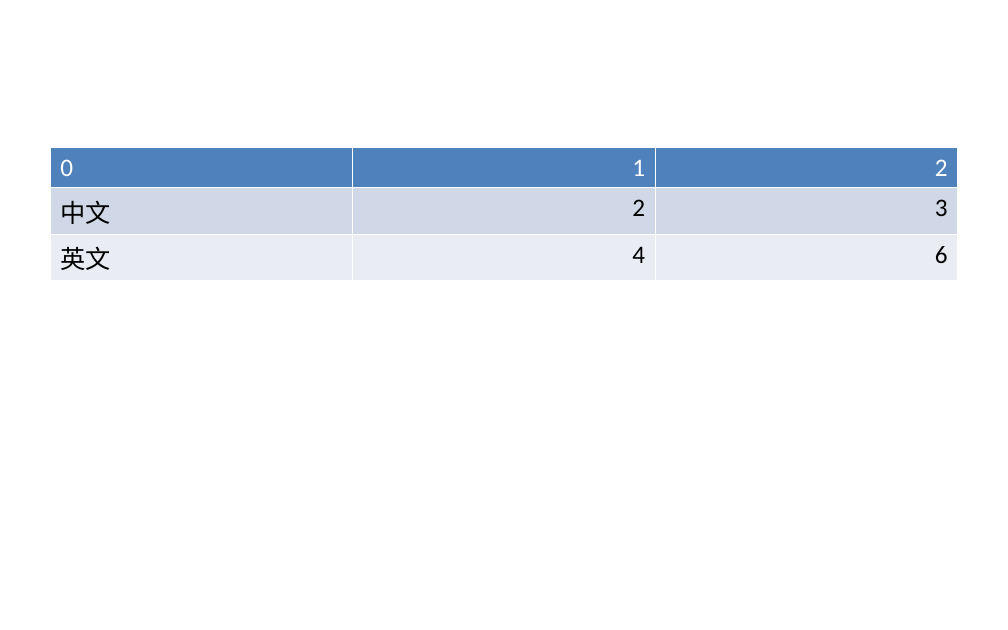
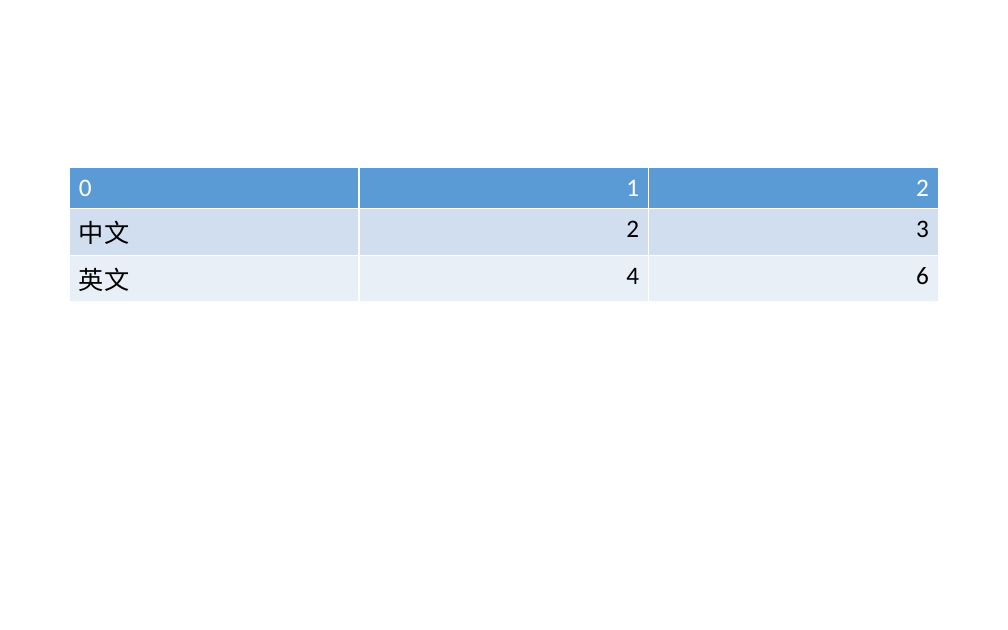
Before and after one commit to jinlin82/rmd-article-template, a slide deck: slide 10 of style/pptx-template-1.pptx. Drawn at 1008x630 pixels with LibreOffice and Linux fonts; fonts in the diff are those of the drawing. Boxes give left, top, right and bottom in pixels: in the first picture for what was removed or moved away, otherwise in the second. Text is boxed around its words. In the diff, an @@ line names an element or a change of style, - is before the commit and + after.

```diff
--- a/style/pptx-template-1.pptx
+++ b/style/pptx-template-1.pptx
@@ table at [70, 167, 940, 568] @@
@@ fill #4F81BD to #5B9BD5 in row 1 @@
@@ fill #D0D8E8 to #D2DEEF in row 2 @@
@@ fill #E9EDF4 to #EAEFF7 in row 3 @@
@@ table: place and size @@
-table at [50, 147, 958, 561]
+table at [70, 167, 940, 568]
```
Also in this commit, not shown: 13 other slides changed, 5 other files.
